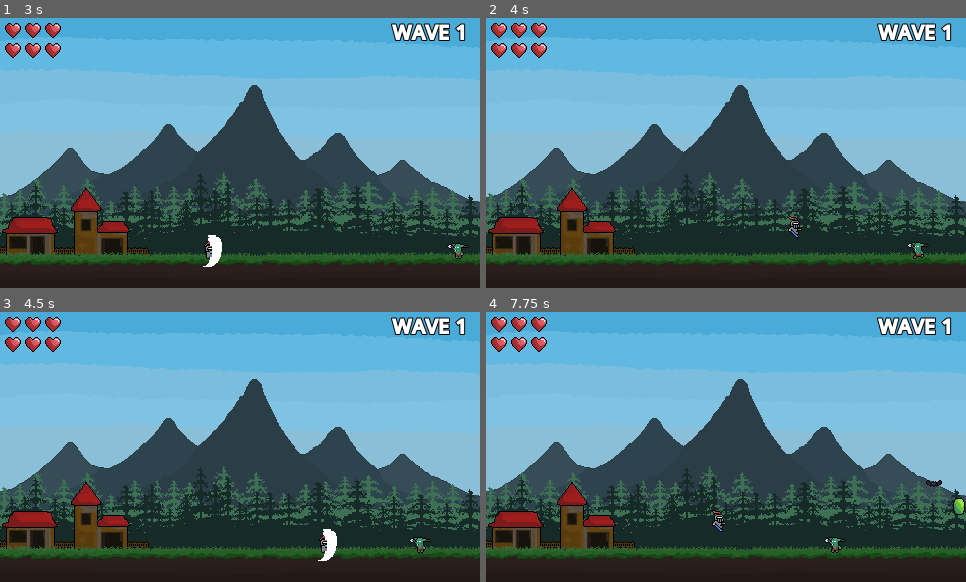
Above: before the commit, frames 1-4 (two rows, left to right).
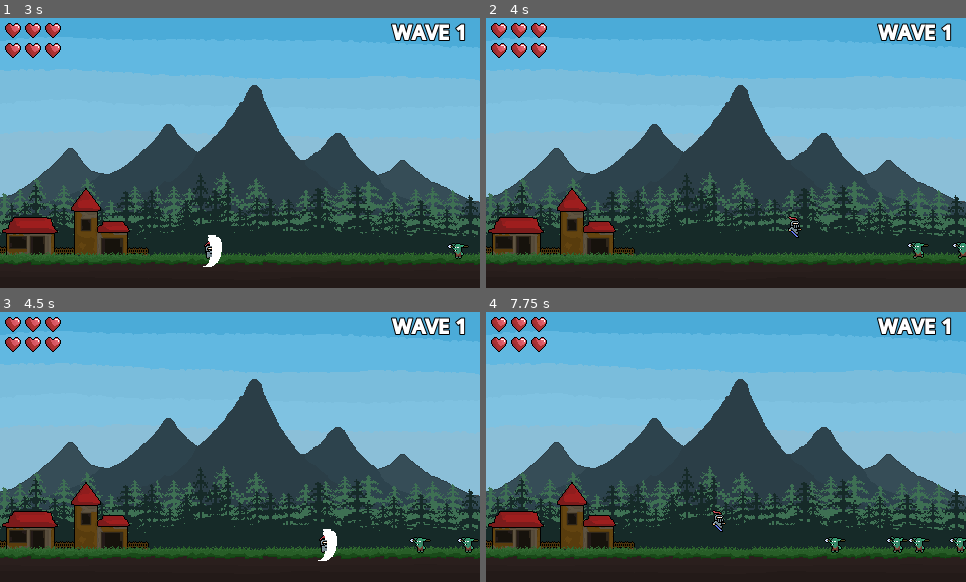
Above: after the commit, the same moments.

Repository: RadoslawG123/WavesOfMonsters
Game: Godot game, scene res://Scenes/main.tscn
Two runs of this game, one before a commit and one after it. Both use one fixed random seed, a clock stepped at 60 frames per second and the inputs below.
Inputs:
- Up to frame 1 (3 s): hold D (RightMove) 0.53-2.03 s; tap Space (Attack) every 0.75 s from 0.6 to 2.85 s; tap W (Jump) at 0.77, 1.52 s; hold A (LeftMove) 2.03-2.78 s; hold D (RightMove) from 2.78 s (still down)
- Up to frame 2 (4 s): keep holding D (RightMove); tap W (Jump) at 3.02, 3.77 s; tap Space (Attack) at 3.6 s
- Up to frame 3 (4.5 s): release D (RightMove) at 4.28 s; hold A (LeftMove) from 4.28 s (still down); tap Space (Attack) at 4.35 s
- Up to frame 4 (7.75 s): tap W (Jump) at 4.52, 6.02, 6.77, 7.52 s; release A (LeftMove) at 5.03 s; hold D (RightMove) 5.03-5.78 s; tap Space (Attack) every 0.75 s from 5.1 to 7.35 s; hold A (LeftMove) 5.78-7.28 s; hold D (RightMove) from 7.28 s (still down)

Frame 1 is identical in both runs. In frame 2, 0.1% of the frame differs, in the area x 97-100%, y 82-90%; in frame 3, 0.1%; in frame 4, 0.6%, in the area x 83-100%, y 62-90%.

Commit message:
Fix problem: Now player can get hit by spear or reflect spear, no both by same spear.

Diff:
--- a/Scenes/Player/Player.tscn
+++ b/Scenes/Player/Player.tscn
@@ -983,7 +983,6 @@
 texture = ExtResource("10_epg6k")
 
 [node name="Hitbox1" parent="SwordCutLine1" unique_id=498748019 instance=ExtResource("8_yoq75")]
-collision_mask = 48
 monitoring = false
 
 [node name="Hitbox1Collider" type="CollisionPolygon2D" parent="SwordCutLine1/Hitbox1" unique_id=318971182]
--- a/Scripts/Others/monster_generator.gd
+++ b/Scripts/Others/monster_generator.gd
@@ -26,7 +26,7 @@
 
 ## Called when the node enters the scene tree for the first time.
 func _ready() -> void:
-	wave_enemies = {slime: 2, spear_goblin: 1, bat: 2}
+	wave_enemies = {spear_goblin: 30}
 	spawn_colldawn.start()
 	count_enemies()
 
--- a/Scripts/Universal/Hurtbox.gd
+++ b/Scripts/Universal/Hurtbox.gd
@@ -146,3 +146,4 @@
 func _on_player_projectile_entered(area: Area2D) -> void:
 	if is_player and area.is_in_group("Spear"):
 		get_hit()
+		area.set_collision_mask_value(4, false)
